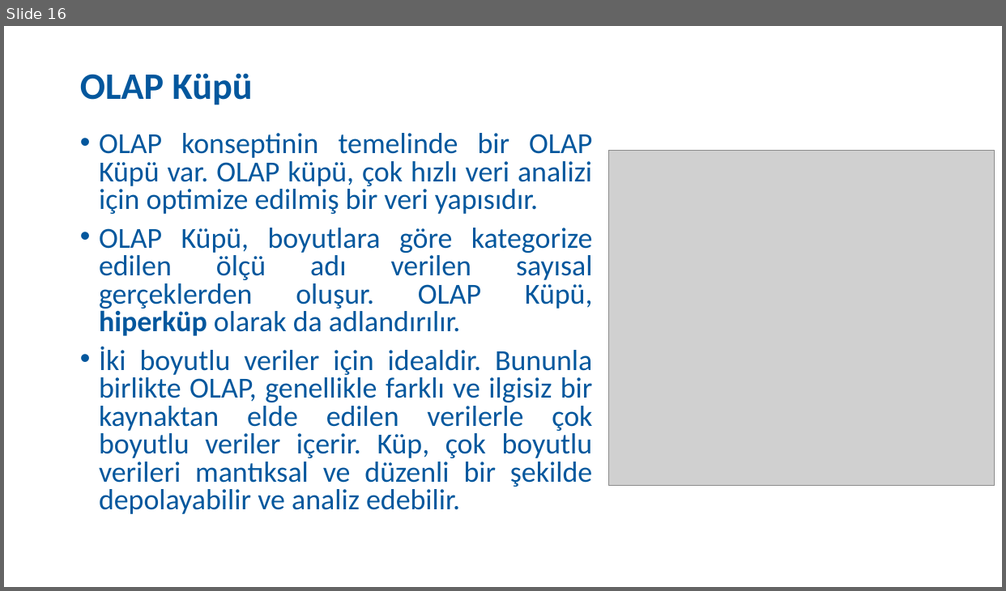
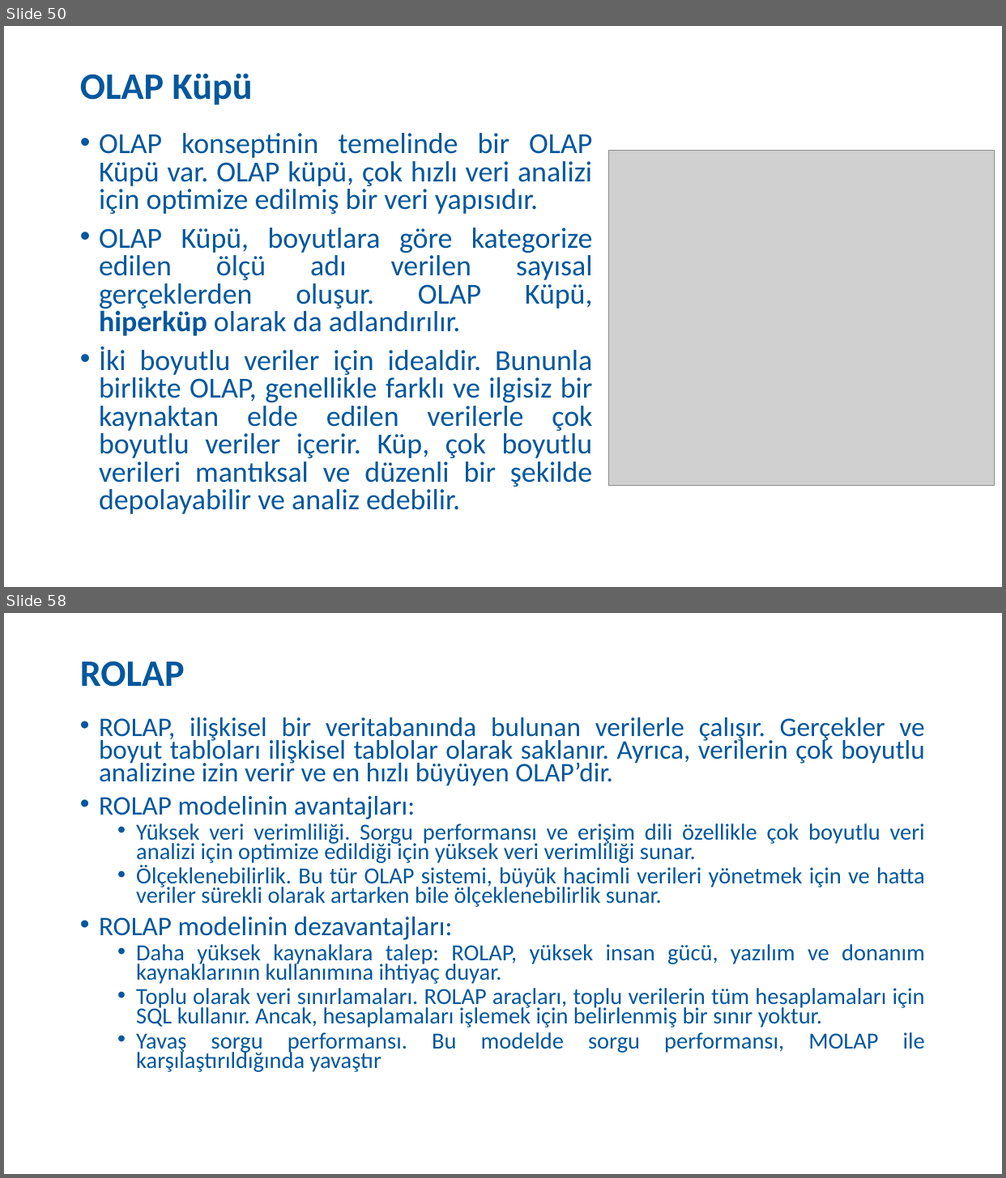
Before and after one commit to SevdanurGENC/Data-Modeling-Techniques-Lecture-Notes, a slide deck: Slides/VeriModellemeTeknikleri02Gun.pptx. Shown one above the other, each under a label of ours: slide 16 before the commit, slides 50 and 58 after it; the slides between them are not shown. The pictures are 1006x591 and 1006x1178 pixels, drawn with LibreOffice and Linux fonts; fonts in the diff are those of the drawing; grey boxes stand for pictures. Boxes give left, top, right and bottom in pixels: in the first picture for what was removed or moved away, otherwise in the second. Text is boxed around its words. In the diff, an @@ line names an element or a change of style, - is before the commit and + after.

```diff
--- a/Slides/VeriModellemeTeknikleri02Gun.pptx
+++ b/Slides/VeriModellemeTeknikleri02Gun.pptx
@@ slide 58 added at bbox=[4, 613, 1002, 1174], background #FFFFFF @@
@@ title added at bbox=[80, 661, 185, 687], 36 pt, text #03579D, bold @@
+ROLAP
@@ text added at bbox=[99, 717, 925, 1072], 22.2 pt, text #03579D @@
+• ROLAP, ilişkisel bir veritabanında bulunan verilerle çalışır. Gerçekler ve boyut tabloları ilişkisel tablolar olarak saklanır. Ayrıca, verilerin çok boyutlu analizine izin verir ve en hızlı büyüyen OLAP’dir.
+• ROLAP modelinin avantajları:
+  • Yüksek veri verimliliği. Sorgu performansı ve erişim dili özellikle çok boyutlu veri analizi için optimize edildiği için yüksek veri verimliliği sunar.
+  • Ölçeklenebilirlik. Bu tür OLAP sistemi, büyük hacimli verileri yönetmek için ve hatta veriler sürekli olarak artarken bile ölçeklenebilirlik sunar.
+• ROLAP modelinin dezavantajları:
+  • Daha yüksek kaynaklara talep: ROLAP, yüksek insan gücü, yazılım ve donanım kaynaklarının kullanımına ihtiyaç duyar.
+  • Toplu olarak veri sınırlamaları. ROLAP araçları, toplu verilerin tüm hesaplamaları için SQL kullanır. Ancak, hesaplamaları işlemek için belirlenmiş bir sınır yoktur.
+  • Yavaş sorgu performansı. Bu modelde sorgu performansı, MOLAP ile karşılaştırıldığında yavaştır
@@ what was slide 16 is now slide 50 @@
```
Also in this commit, not shown: 15 slides changed, 84 other slides added, 14 slides removed.
